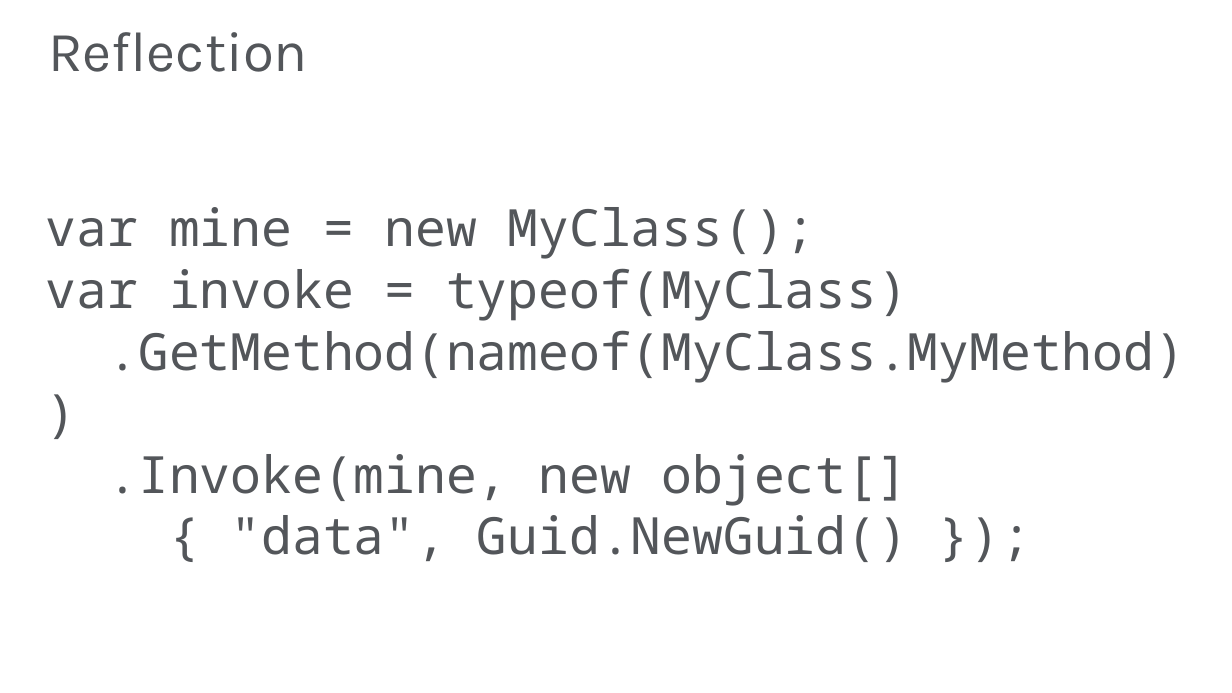
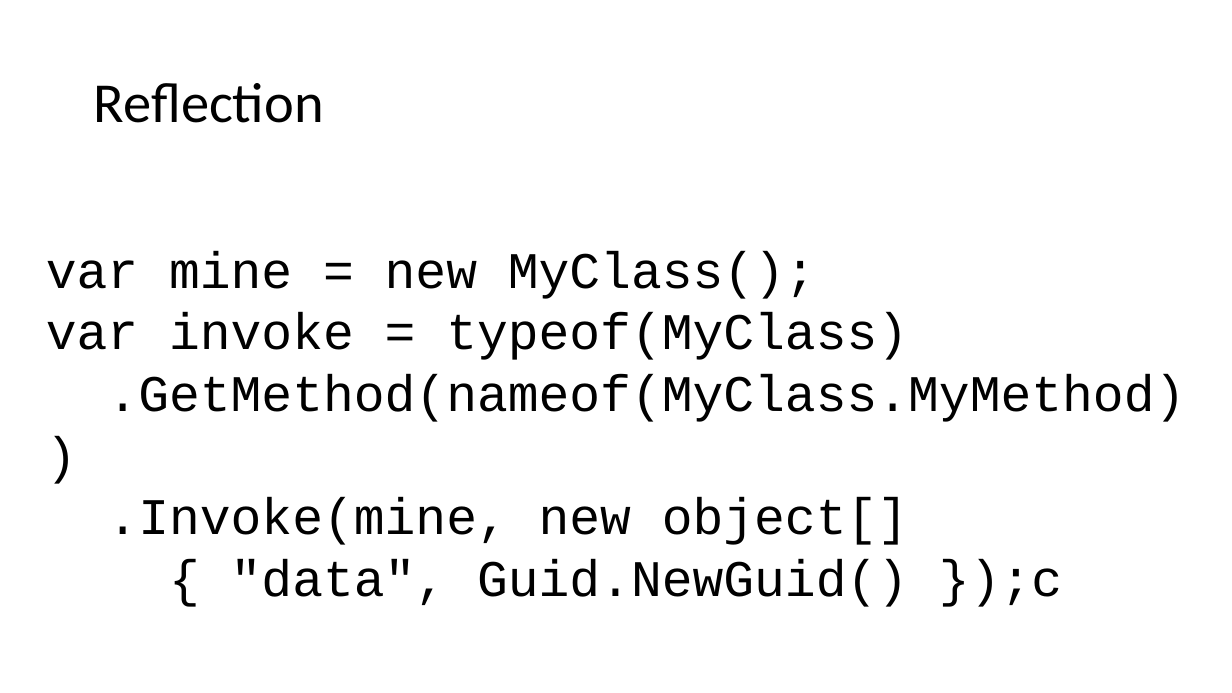
Before and after one commit to JasonBock/Presentations, a slide deck: slide 23 of Metaprogramming in .NET.pptx. Drawn at 1232x693 pixels with LibreOffice and Linux fonts; fonts in the diff are those of the drawing; background and template pictures are left out. Boxes give left, top, right and bottom in pixels: in the first picture for what was removed or moved away, otherwise in the second. Text is boxed around its words. In the diff, an @@ line names an element or a change of style, - is before the commit and + after.

```diff
--- a/Metaprogramming in .NET.pptx
+++ b/Metaprogramming in .NET.pptx
@@ title "Reflection": place and size @@
-title "Reflection" at box(48, 32, 308, 72)
+title "Reflection" at box(94, 83, 324, 123)
@@ title "Reflection" at box(94, 83, 324, 123): font Karla to Calibri, text colour #53565A to #000000 @@
@@ text "var mine = new MyClass();": place and size @@
-text "var mine = new MyClass();" at box(46, 207, 1185, 562)
+text "var mine = new MyClass();" at box(46, 251, 1185, 607)
@@ text at box(46, 251, 1185, 545): font Noto Sans Mono to Courier New, text colour #53565A to #000000 in "var mine = new MyClass();", "var invoke = typeof(MyClass)", ".GetMethod(nameof(MyClass.MyMethod))", ".Invoke(mine, new object[]" @@
@@ text at box(231, 559, 1062, 607): text changed; font Noto Sans Mono to Courier New; text colour #53565A to #000000 @@
-{ "data", Guid.NewGuid() });
+{ "data", Guid.NewGuid() });c
```
Also in this commit, not shown: 47 other slides changed, 1 slide added, 2 slides removed.
